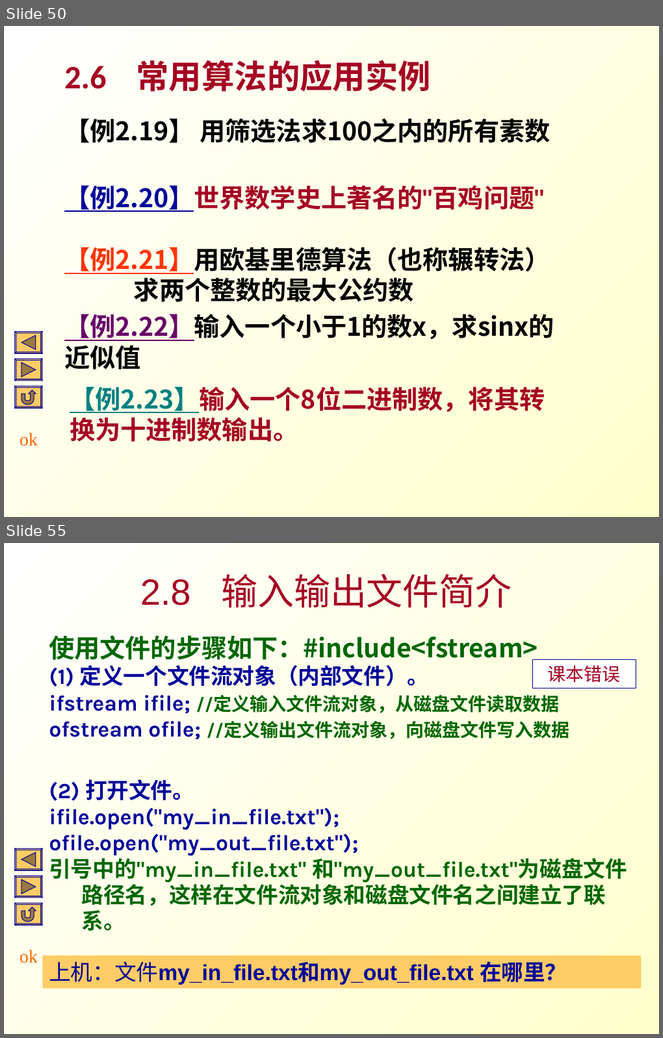
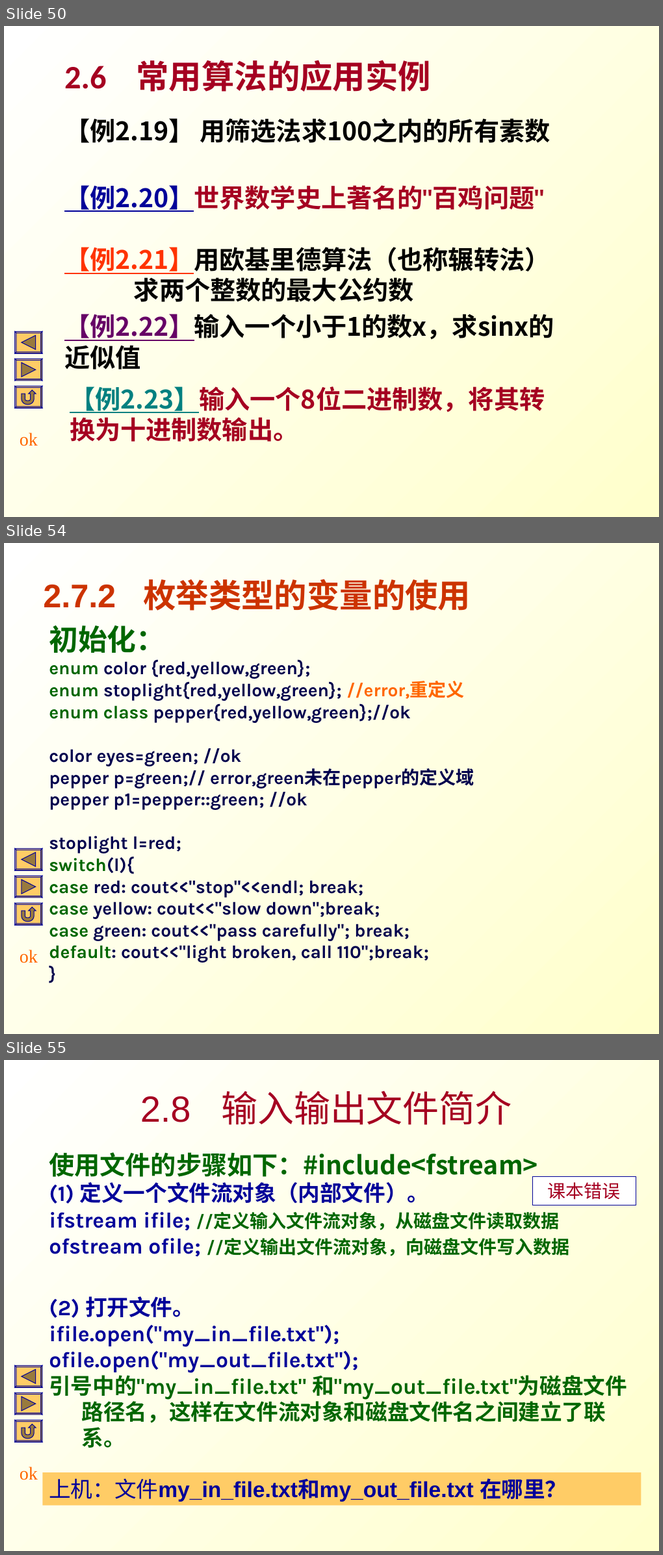
Before and after one commit to Changhe160/Changhe160.github.io, a slide deck: teachingRes/Cplusplus/unit02控制结构.ppt. Shown one above the other, each under a label of ours: slides 50 and 55 before the commit, slides 50, 54 and 55 after it; the slides between them are not shown. The pictures are 663x1038 and 663x1555 pixels, drawn with LibreOffice and Linux fonts; fonts in the diff are those of the drawing. Boxes give left, top, right and bottom in pixels: in the first picture for what was removed or moved away, otherwise in the second. Text is boxed around its words. In the diff, an @@ line names an element or a change of style, - is before the commit and + after.

```diff
--- a/teachingRes/Cplusplus/unit02控制结构.ppt
+++ b/teachingRes/Cplusplus/unit02控制结构.ppt
@@ slide 54 added at [4, 543, 659, 1034], background gradient #FFFFFF to #FFFFCC; not listed: 3 template elements that a slide beside it also shows @@
@@ title added at [43, 579, 471, 611], 36 pt, text #CC3300, bold @@
+2.7.2 枚举类型的变量的使用
@@ text added at [49, 626, 474, 963], 20 pt, text #00004D, bold @@
+初始化：
+enum color {red,yellow,green};
+enum stoplight{red,yellow,green}; //error,重定义
+enum class pepper{red,yellow,green};//ok
+color eyes=green; //ok
+pepper p=green;// error,green未在pepper的定义域
+pepper p1=pepper::green; //ok
+stoplight l=red;
+switch(l){
+case red: cout<<"stop"<<endl; break;
+case yellow: cout<<"slow down";break;
+case green: cout<<"pass carefully"; break;
+default: cout<<"light broken, call 110";break;
+}
@@ freeform shape added at [15, 903, 42, 925], fill #FFCC66, outline #000099 0.74 pt @@
```
Also in this commit, not shown: 9 slides changed, 1 slide removed.
